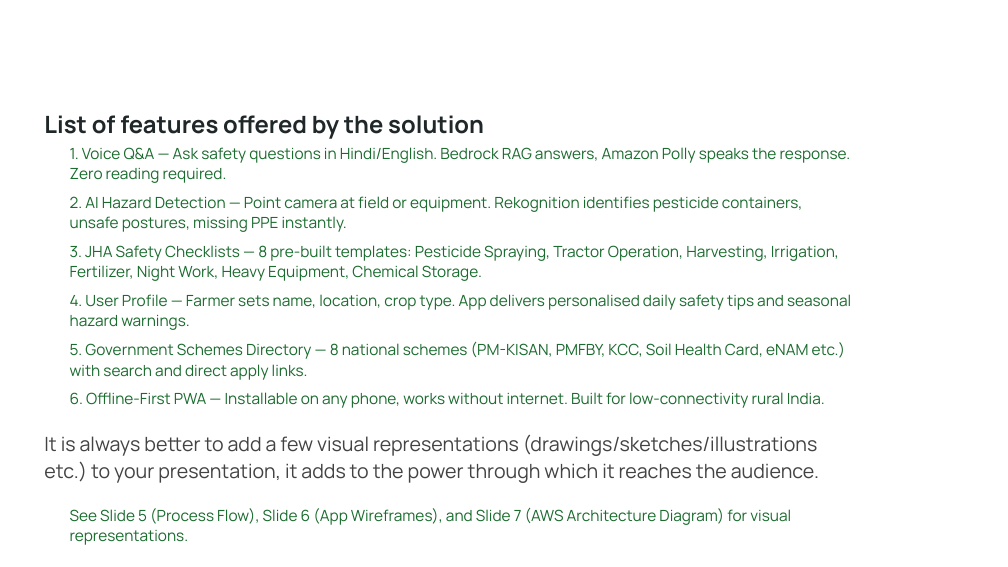
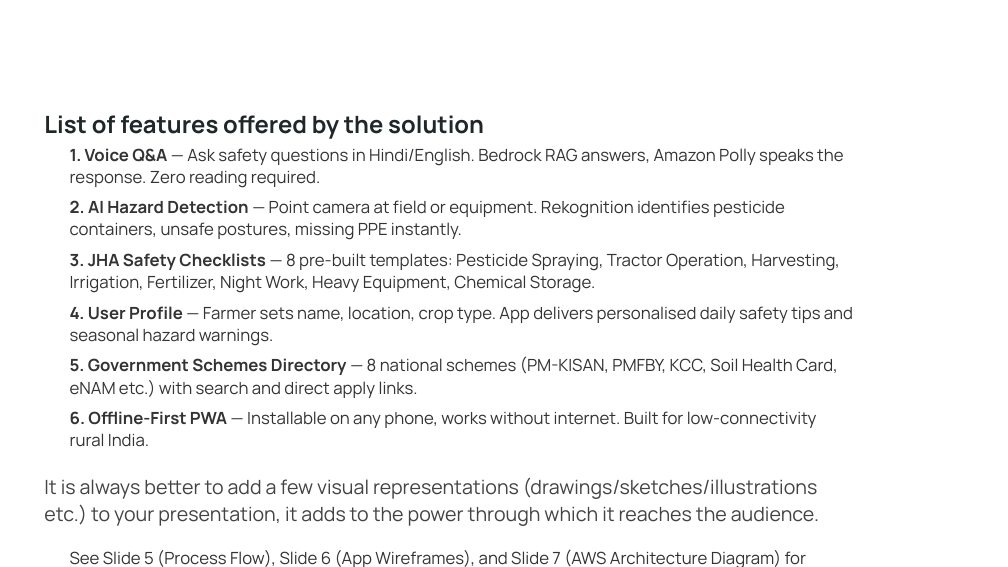
Before and after one commit to Sameer786/krishirakshak-ai, a slide deck: slide 4 of docs/KrishiRakshak_Submission_Final.pptx. Drawn at 1008x567 pixels with LibreOffice and Linux fonts; fonts in the diff are those of the drawing; background and template pictures are left out. Boxes give left, top, right and bottom in pixels: in the first picture for what was removed or moved away, otherwise in the second. Text is boxed around its words. In the diff, an @@ line names an element or a change of style, - is before the commit and + after.

```diff
--- a/docs/KrishiRakshak_Submission_Final.pptx
+++ b/docs/KrishiRakshak_Submission_Final.pptx
@@ text at (x1=70, y1=148, x2=853, y2=567): size 11 to 12 pt, text colour #1A6B2E to #333333 in "1. Voice Q&A — Ask safety questions ...", "2. AI Hazard Detection — Point camera ...", "3. JHA Safety Checklists — 8 pre-built ...", "4. User Profile — Farmer sets name, ..." and 3 more places; bold on in "1. Voice Q&A", "2. AI Hazard Detection", "3. JHA Safety Checklists", "4. User Profile" and 2 more places @@
```
Also in this commit, not shown: 9 other slides changed.
